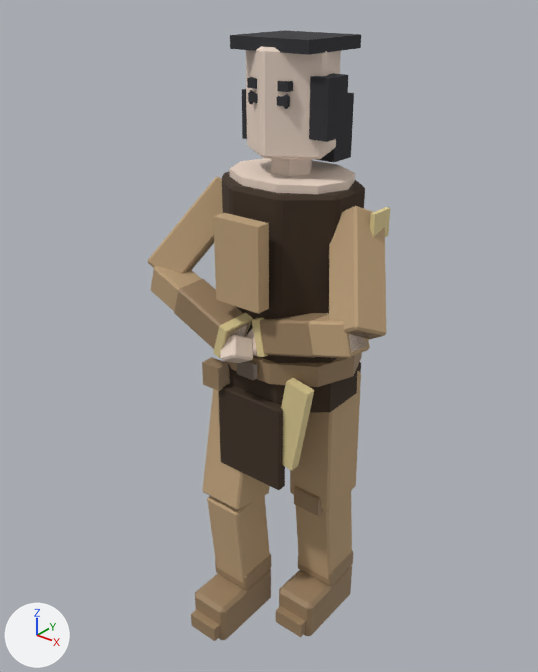
The Blender file art-src/blender/fighters/wolf_training.blend as it was, and as the next commit left it.
Rendered twice from a 50 mm camera at (1.134, -1.509, 1.898) aimed at (-0.046, -0.034, 0.984). Lighting does not change. The marker at lower left points along +X, +Y and +Z. The first picture is the older version.
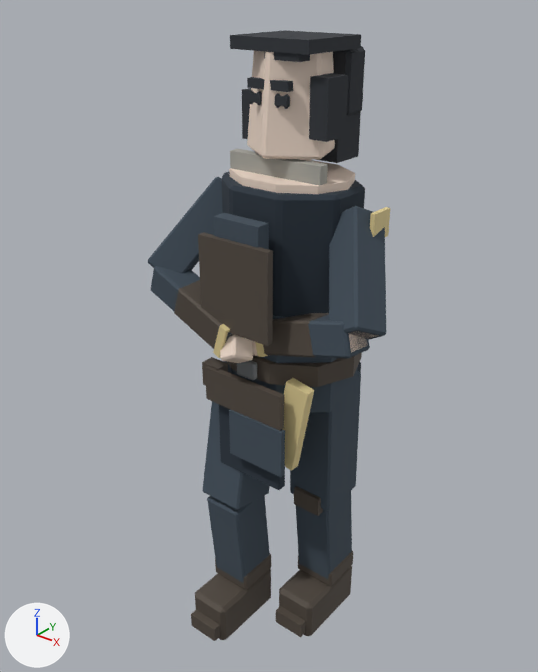
Patch to the scene script:
```diff
--- a/art-src/blender/fighters/wolf_training.blend.py
+++ b/art-src/blender/fighters/wolf_training.blend.py
@@ mat_leather @@
 mat_leather = principled_material('leather')
-mat_leather.base_color = (0.33, 0.22, 0.12)  # brown #9b8161
+mat_leather.base_color = (0.0823, 0.0648, 0.0497)  # brown #51483f
 mat_leather.roughness = 0.6
@@ mat_cloth @@
 mat_cloth = principled_material('cloth')
-mat_cloth.base_color = (0.52, 0.36, 0.2)  # beige #bfa27c
+mat_cloth.base_color = (0.0529, 0.0762, 0.102)  # dark blue #414e5a
 mat_cloth.roughness = 0.92
@@ me_headskin @@
 me_headskin.from_pydata(...)  # 30 vertices, 32 faces; spans x -0.116..0.116, y -0.114..0.096, z 1.5..1.75
+# me_headskin part 1: 21 of 30 vertices moved; they spanned x -0.116..0.116, y -0.114..0.096, z 1.508..1.75 and now span x -0.116..0.116, y -0.114..0.079, z 1.508..1.75; mean shift (0.0, 0.0, 0.0); largest move (-0.109, -0.034, 1.75) -> (-0.088, -0.027, 1.75)
 me_headskin.materials.append(mat_skin)
@@ me_hairnape @@
-me_hairnape.from_pydata(...)  # 8 vertices, 6 faces; spans x -0.08..0.08, y 0.07..0.15, z 1.47..1.63
+me_hairnape.from_pydata(...)  # 8 vertices, 6 faces; spans x -0.09..0.09, y 0.07..0.17, z 1.47..1.65
+# me_hairnape part 2: the whole mesh is scaled about its middle by (1.13, 1.25, 1.12), then moved by (0.0, 0.01, 0.01)
 me_hairnape.materials.append(mat_hair)
@@ me_gambesonlower @@
 me_gambesonlower.from_pydata(...)  # 16 vertices, 10 faces; spans x -0.189..0.189, y -0.159..0.159, z 0.84..1.12
-me_gambesonlower.materials.append(mat_fabric)  # brown #3f3022
+me_gambesonlower.materials.append(mat_cloth)  # dark blue #414e5a
@@ ob_waistcloth @@
+ob_waistcloth = bpy.data.objects.new('WaistCloth', me_waistcloth)  # a box spanning x -0.04..0.14, y -0.216..-0.2, z 0.69..0.83; in mat_cloth (dark blue #414e5a)
+ob_waistcloth.location = (0.0, 0.0, 0.0)
@@ ob_waistpanel @@
+ob_waistpanel = bpy.data.objects.new('WaistPanel', me_waistpanel)  # a box spanning x -0.13..0.13, y -0.209..-0.191, z 0.83..0.93; in mat_leather (brown #51483f)
+ob_waistpanel.location = (0.0, 0.0, 0.0)
@@ ob_furlining @@
+ob_furlining = bpy.data.objects.new('FurLining', me_furlining)  # a box spanning x -0.14..0.14, y -0.075..-0.045, z 1.445..1.495; in mat_fur (grey #a7a69e)
+ob_furlining.location = (0.0, 0.0, 0.0)
@@ ob_chestlayer @@
+ob_chestlayer = bpy.data.objects.new('ChestLayer', me_chestlayer)  # a box spanning x -0.11..0.11, y -0.235..-0.215, z 1.08..1.32; in mat_leather (brown #51483f)
+ob_chestlayer.location = (0.0, 0.0, 0.0)
@@ ob_hairforelock @@
+ob_hairforelock = bpy.data.objects.new('HairForelock', me_hairforelock)  # a box spanning x -0.015..0.085, y -0.09..-0.05, z 1.7225..1.7575; in mat_hair (dark grey #30343a)
+ob_hairforelock.location = (0.0, 0.0, 0.0)
@@ ob_hairback @@
+ob_hairback = bpy.data.objects.new('HairBack', me_hairback)  # 24 vertices, 26 faces; spans x -0.1..0.1, y 0.09..0.17, z 1.58..1.74; in mat_hair (dark grey #30343a)
+ob_hairback.location = (0.0, 0.0, 0.0)
```

Pixel boxes [x1, y1, x2, y2] of what changed, in the pictures (538 x 672 px):
'HeadSkin', reshaped (7% narrower): before [246, 46, 341, 159]; after [247, 51, 335, 159]
'ChestLayer', added: after [198, 232, 273, 346]
'SleeveUpper.L', recoloured (beige to dark blue): [329, 206, 386, 339] in both
'TrouserUpper.L', recoloured (beige to dark blue): [290, 371, 361, 511] in both
'ChestBib', recoloured (beige to dark blue): [213, 213, 269, 250] in both
'TrouserLower.R', recoloured (beige to dark blue): [207, 495, 270, 583] in both
'TrouserLower.L', recoloured (beige to dark blue): [296, 491, 352, 579] in both
'SleeveUpper.R', recoloured (beige to dark blue): [148, 177, 223, 273] in both
'Boot.R', recoloured (darker): [195, 568, 271, 640] in both
'WaistPanel', added: after [205, 366, 284, 431]
'TrouserUpper.R', recoloured (beige to dark blue): [203, 361, 270, 510] in both
'Boot.L', recoloured (darker): [279, 566, 352, 636] in both
'GambesonLower', recoloured: [226, 315, 358, 413] in both
'WaistCloth', added (dark blue): after [229, 409, 285, 477]
'Bracer.R', recoloured (darker): [174, 280, 230, 349] in both
'Belt', recoloured (darker): [227, 353, 362, 387] in both
'Bracer.L', recoloured (darker): [263, 313, 329, 358] in both
'FurLining', added: after [230, 149, 328, 186]
'SleeveFore.L', recoloured (beige to dark blue): [308, 315, 370, 358] in both
'HairBack', added: after [333, 46, 365, 116]
'SleeveFore.R', recoloured (beige to dark blue): [151, 266, 234, 339] in both
'HairNape', moved, rescaled: before [316, 93, 354, 163]; after [316, 112, 361, 163]
'Pouch', recoloured (darker): [202, 357, 228, 385] in both
'BootCuff.R', recoloured (darker): [215, 554, 271, 590] in both
'BootToe.L', recoloured (darker): [276, 606, 306, 637] in both
'BootToe.R', recoloured (darker): [191, 610, 220, 641] in both
'KneeCap.L', recoloured (darker): [294, 486, 323, 516] in both
'BootCuff.L', recoloured (darker): [298, 551, 353, 586] in both
'HairForelock', added: after [264, 51, 310, 62]
'ClothPanelFront', unchanged, covered by the edit: before [218, 384, 285, 490]; after [219, 404, 285, 490]
